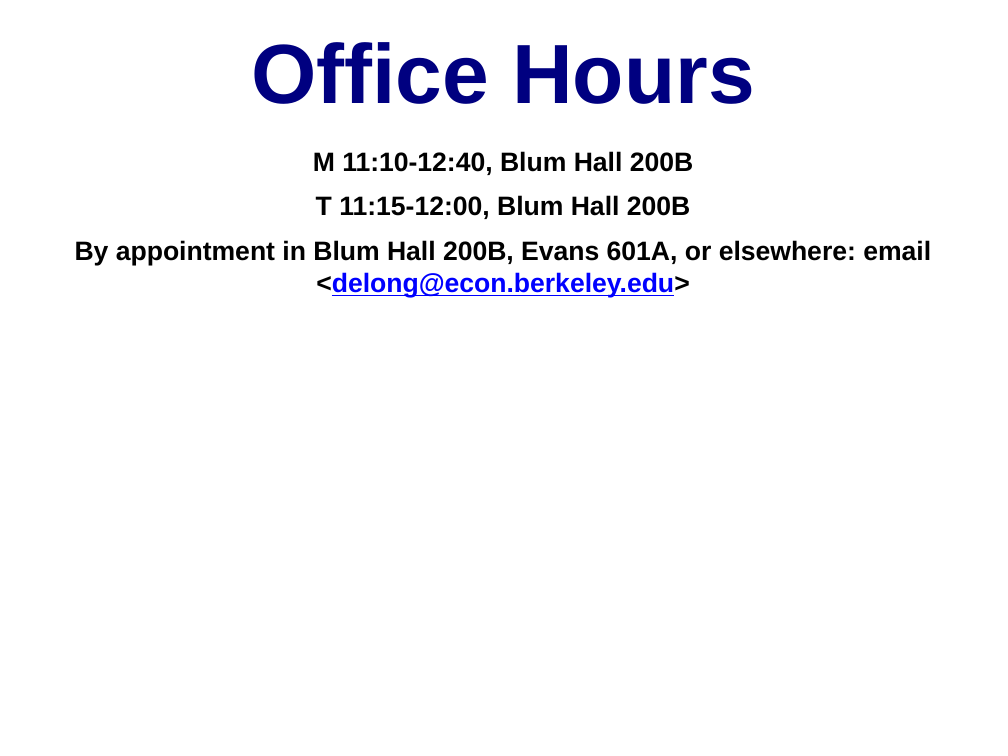
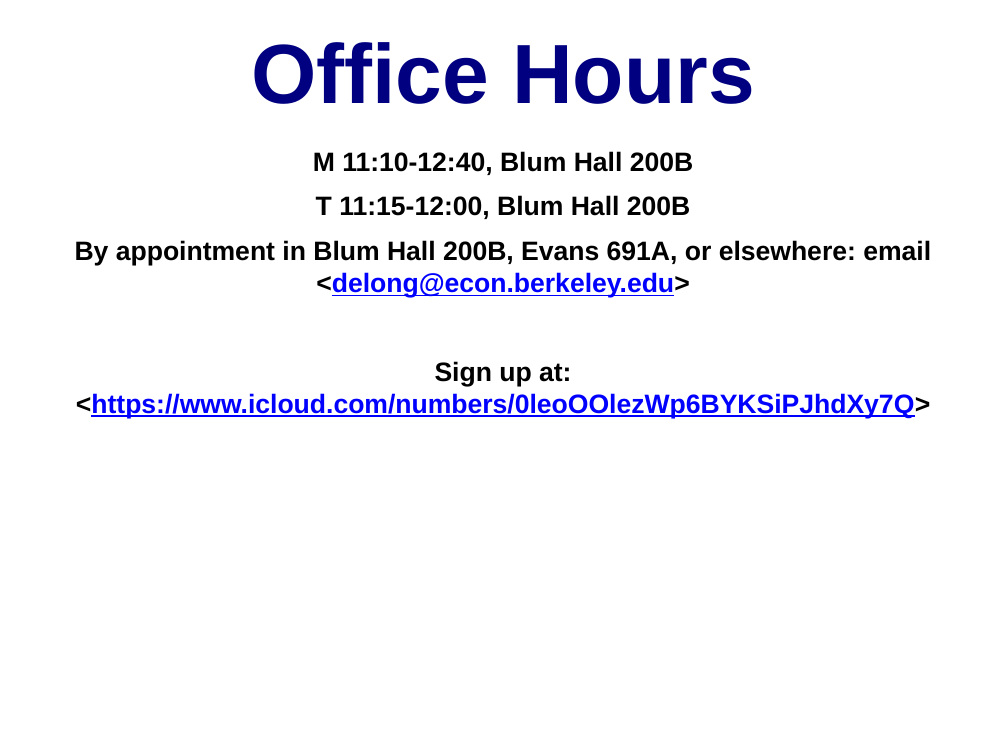
Before and after one commit to DavidLJ/public-files, a slide deck: slide 3 of econ-115-lecture-2.pptx. Drawn at 1008x756 pixels with LibreOffice and Linux fonts; fonts in the diff are those of the drawing. Boxes give left, top, right and bottom in pixels: in the first picture for what was removed or moved away, otherwise in the second. Text is boxed around its words. In the diff, an @@ line names an element or a change of style, - is before the commit and + after.

```diff
--- a/econ-115-lecture-2.pptx
+++ b/econ-115-lecture-2.pptx
@@ text at (75, 240, 931, 418): text changed; text colour #000000 to #0000FF @@
-By appointment in Blum Hall 200B, Evans 601A, or elsewhere: email <delong@econ.berkeley.edu>
+By appointment in Blum Hall 200B, Evans 691A, or elsewhere: email <delong@econ.berkeley.edu>
+Sign up at: <https://www.icloud.com/numbers/0leoOOlezWp6BYKSiPJhdXy7Q>
```
Also in this commit, not shown: 9 other slides changed, 1 slide added.
